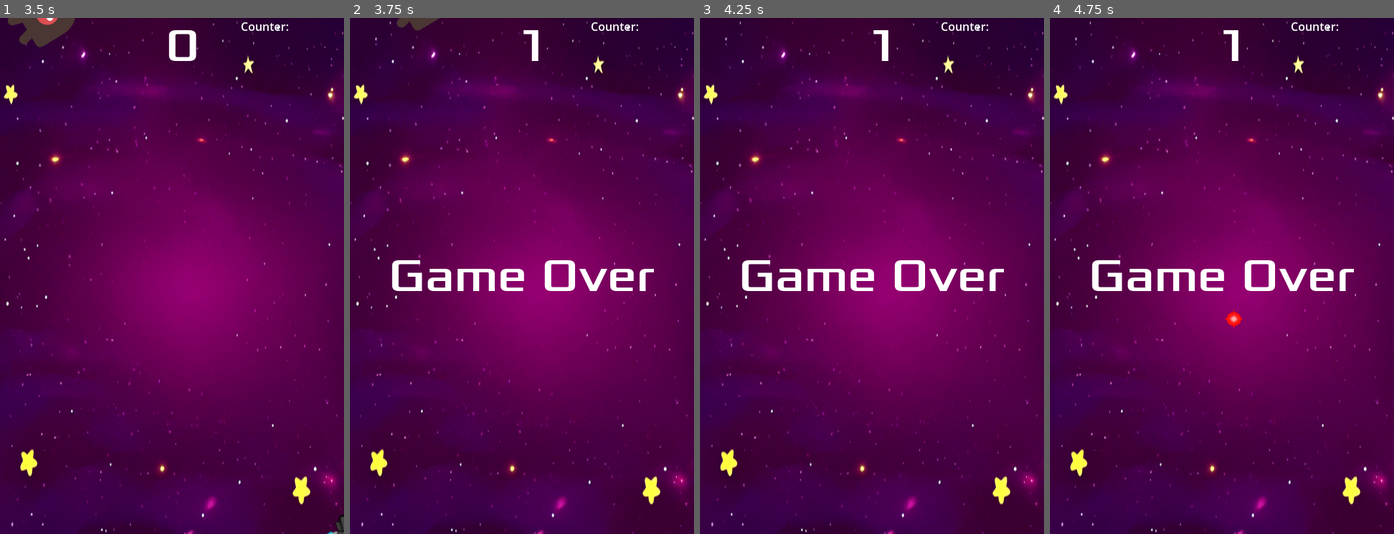
Above: before the commit, frames 1-4 (left to right).
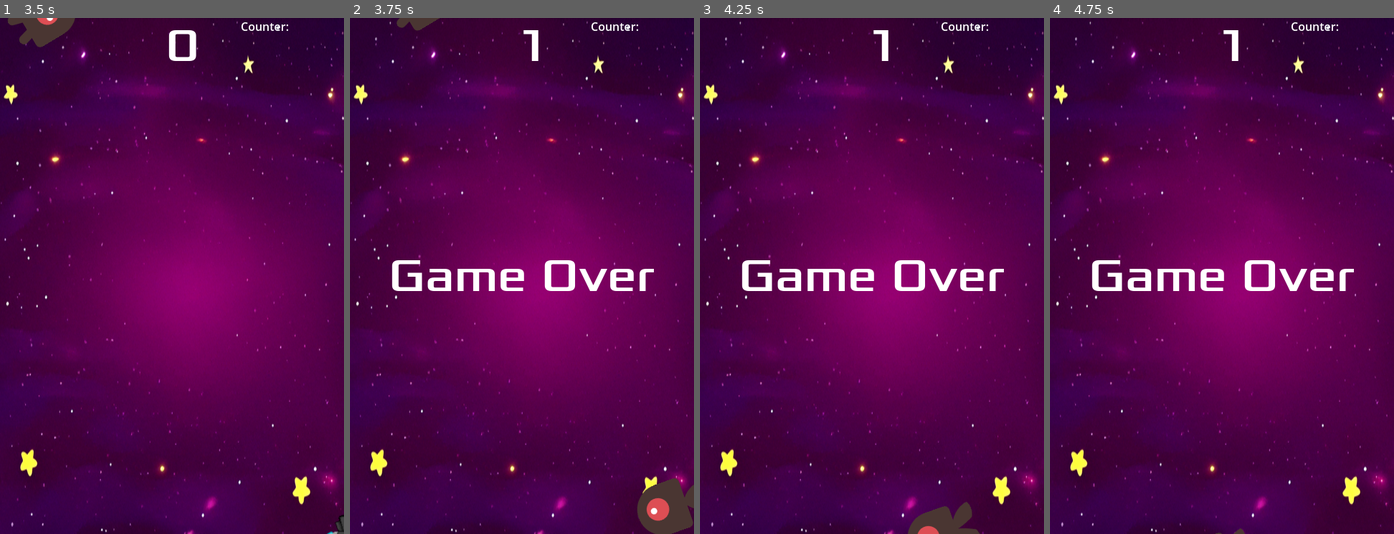
Above: after the commit, the same moments.

Repository: zack337/Capstone-Proj
Game: Godot game, scene res://Main.tscn
The game is run twice, just before and just after one commit, with the same random seed, the same clock (stepped at 60 frames per second) and the same inputs.
Inputs:
- Up to frame 1 (3.5 s): click "Start" at 0.5 s; tap Enter (start_game) at 1.25, 2.1 s; hold Right (move_right) 1.28-2.03 s; tap Space (throw) at 1.35, 2.3, 2.85 s; hold Down (move_down) 2.03-2.78 s; hold Right (move_right) from 2.78 s (still down)
- Up to frame 2 (3.75 s): release Right (move_right) at 3.53 s; hold Up (move_up) from 3.53 s (still down); tap Space (throw) at 3.6 s
- Up to frame 3 (4.25 s): keep holding Up (move_up)
- Up to frame 4 (4.75 s): release Up (move_up) at 4.28 s; hold Left (move_left) from 4.28 s (still down); tap Enter (start_game) at 4.35 s; tap Space (throw) at 4.55 s

Frame 1 is identical in both runs. In frame 2, 1.4% of the frame differs, in the area x 83-100%, y 89-100%; in frame 3, 0.8%; in frame 4, 0.1%.

Commit message:
Moved snowball spawn into main entity

Diff:
--- a/capstone4/Main.gd
+++ b/capstone4/Main.gd
@@ -5,7 +5,11 @@
 var score
 var points = 0
 
+const SNOWBALL = preload("res://snowball.tscn")
+
 func game_over():
+	if $Player.fire_snowball.is_connected(spawn_snowball):
+		$Player.fire_snowball.disconnect(spawn_snowball)
 	$ScoreTimer.stop()
 	$MobTimer.stop()
 	$HUD.show_game_over()
@@ -20,6 +24,7 @@
 	$HUD.update_score(score)
 	$HUD.show_message("Get Ready")
 	get_tree().call_group("mobs", "queue_free")
+	$Player.fire_snowball.connect(spawn_snowball)
 	$Player.show()
 	$Music.play()
 	$My_Name.hide()
@@ -29,6 +34,12 @@
 	points += 1
 	print(points)
 	$HUD.update_points(points)
+
+func spawn_snowball(position: Vector2, direction: Vector2):
+	var snowball = SNOWBALL.instantiate()
+	get_parent().add_child(snowball)
+	snowball.position = position
+	snowball.direction = direction
 
 func _on_score_timer_timeout():
 	score += 1
--- a/capstone4/Main.tscn
+++ b/capstone4/Main.tscn
@@ -72,7 +72,6 @@
 stream = ExtResource("6_8bk00")
 
 [connection signal="hit" from="Player" to="." method="game_over"]
-[connection signal="hit_mob" from="snowball" to="." method="on_point_gained"]
 [connection signal="timeout" from="MobTimer" to="." method="_on_mob_timer_timeout"]
 [connection signal="timeout" from="ScoreTimer" to="." method="_on_score_timer_timeout"]
 [connection signal="timeout" from="StartTimer" to="." method="_on_start_timer_timeout"]
--- a/capstone4/player.gd
+++ b/capstone4/player.gd
@@ -1,11 +1,11 @@
 extends Area2D
 signal hit
-signal snowball_hitmob
+signal fire_snowball(position: Vector2, direction: Vector2)
 
 @export var speed = 400
 var screen_size
-const SNOWBALL = preload("res://snowball.tscn")
 var direction = Vector2()
+
 
 func _ready():
 	screen_size = get_viewport_rect().size
@@ -40,11 +40,7 @@
 		$AnimatedSprite2D.stop()
 
 	if Input.is_action_just_pressed("throw"):
-		var snowball = SNOWBALL.instantiate()
-		get_parent().add_child(snowball)
-		snowball.position = $Marker2D.position + position
-		snowball.direction = direction
-		#snowball.hit_mob.connect(update_score)
+		fire_snowball.emit($Marker2D.position + position, direction)
 
 	position += velocity * delta
 	position = position.clamp(Vector2.ZERO, screen_size)
--- a/capstone4/snowball.gd
+++ b/capstone4/snowball.gd
@@ -1,5 +1,4 @@
 extends Area2D
-signal hit_mob
 
 var damage: float = 1
 var direction = Vector2()
@@ -9,11 +8,7 @@
 	translate(direction * SPEED * delta)
 
 func _ready() -> void:
-	body_entered.connect(on_hit_mob)
 	body_entered.connect(on_body_entered)
-
-func on_hit_mob(body: Node2D):
-	hit_mob.emit()
 
 func on_body_entered(body: Node2D):
 	print(body.name)
